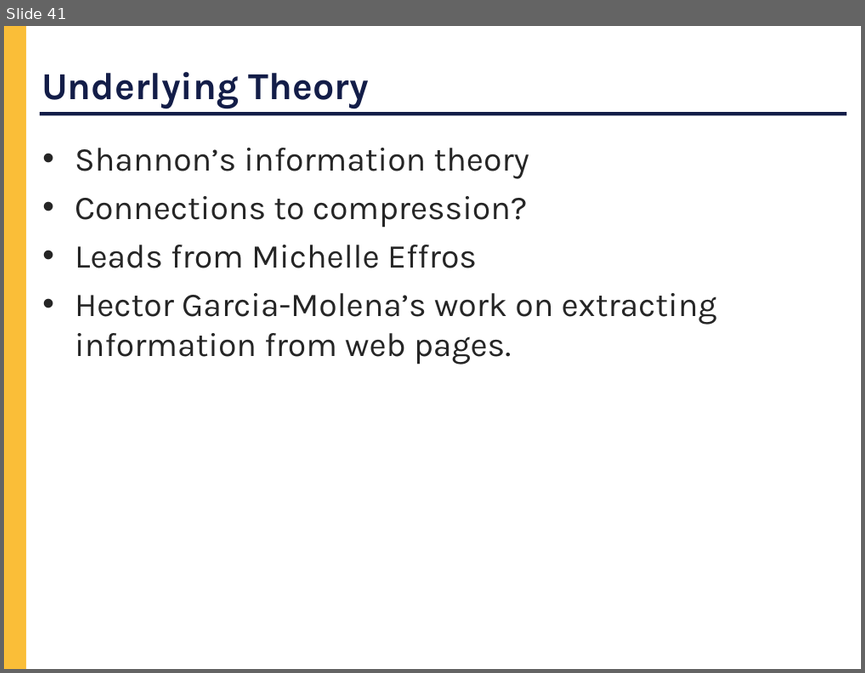
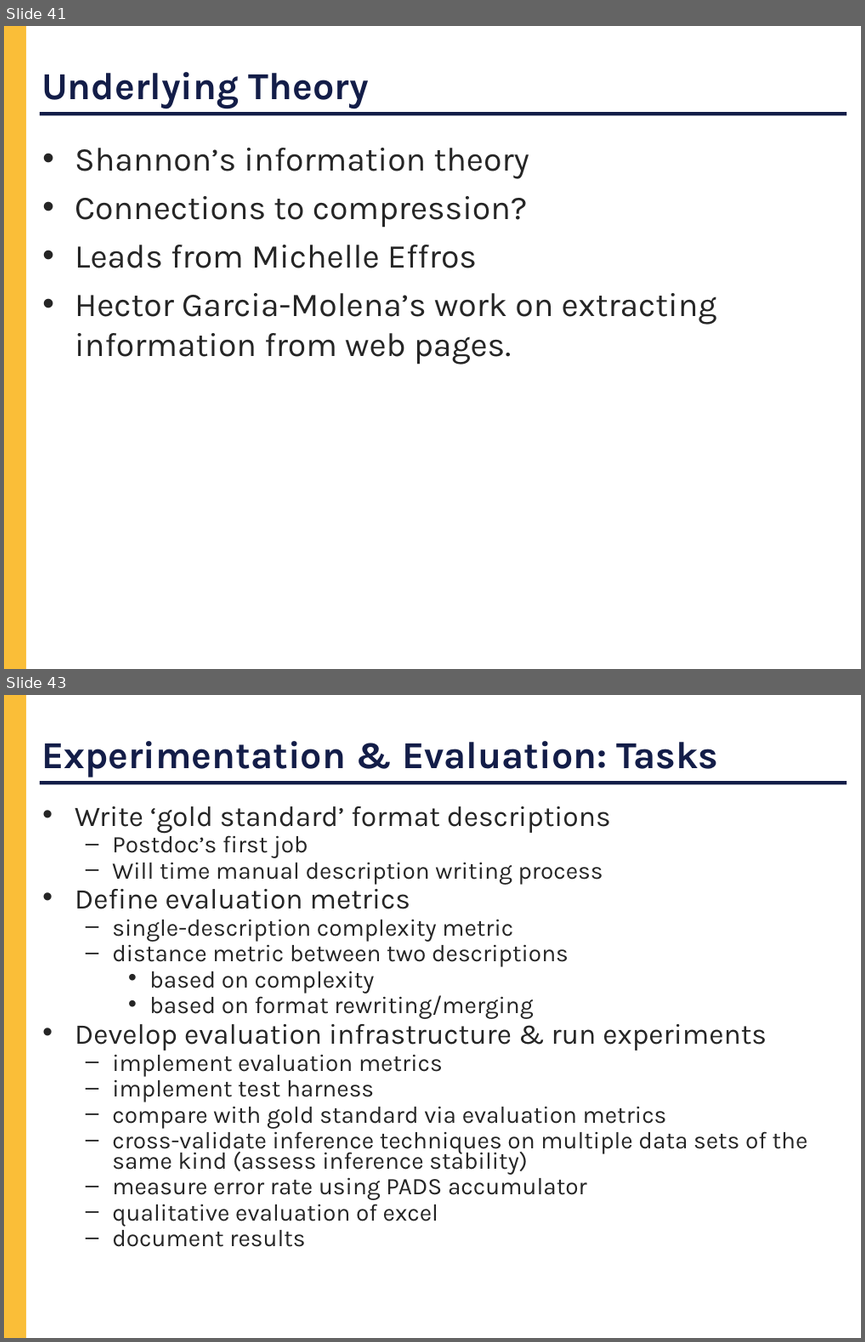
Before and after one commit to cornell-pl/forest, a slide deck: pads/Notes/DARPA/Kickoff.ppt. Shown one above the other, each under a label of ours: slide 41 before the commit, slides 41 and 43 after it; the slides between them are not shown. The pictures are 865x673 and 865x1342 pixels, drawn with LibreOffice and Linux fonts; fonts in the diff are those of the drawing. Boxes give left, top, right and bottom in pixels: in the first picture for what was removed or moved away, otherwise in the second. Text is boxed around its words. In the diff, an @@ line names an element or a change of style, - is before the commit and + after.

```diff
--- a/pads/Notes/DARPA/Kickoff.ppt
+++ b/pads/Notes/DARPA/Kickoff.ppt
@@ slide 43 added at [4,695,861,1338], background #FFFFFF; not listed: 2 template elements that a slide beside it also shows @@
@@ title added at [41,741,719,777], 32 pt, text #131D48, bold @@
+Experimentation & Evaluation: Tasks
@@ text added at [75,806,808,1247], 20 pt, text #252525 @@
+• Write ‘gold standard’ format descriptions
+  – Postdoc’s first job
+  – Will time manual description writing process
+• Define evaluation metrics
+  – single-description complexity metric
+  – distance metric between two descriptions
+    • based on complexity
+    • based on format rewriting/merging
+• Develop evaluation infrastructure & run experiments
+  – implement evaluation metrics
+  – implement test harness
+  – compare with gold standard via evaluation metrics
+  – cross-validate inference techniques on multiple data sets of the same kind (assess inference stability)
+  – measure error rate using PADS accumulator
+  – qualitative evaluation of excel
+  – document results
```
Also in this commit, not shown: 1 slide changed, 1 other slide added.
